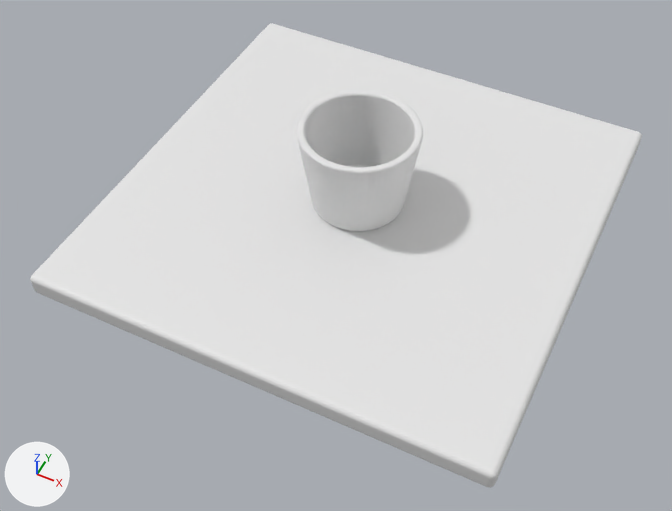
Renders of the glTF model static/cup.glb from each side of a commit.
Before and after are seen from a 50 mm lens placed at (6.04, -13.14, 14.31), pointed at (0.15, -1.37, -0.4). The lights are fixed; the arrows at lower left show +X, +Y and +Z.
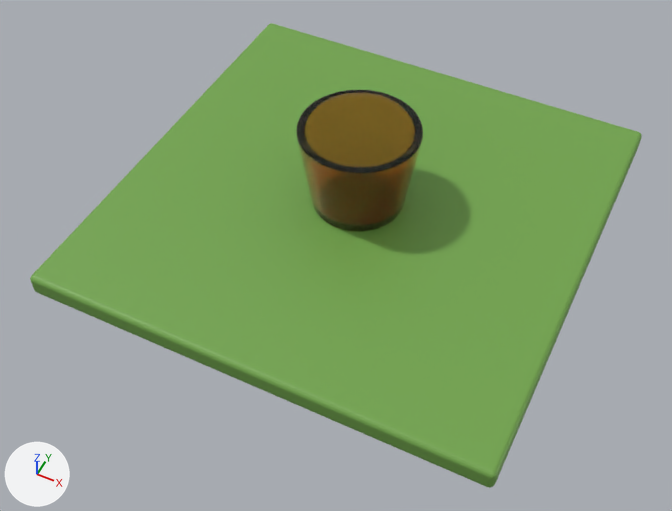
The newer file is also rescaled (x0.5) as a whole; pictures and numbers use the older file's frame.

Location of each change, [x1, y1, x2, y2] in pixels of the pictures (672 x 511 px):
'Plane', recoloured (white to green): [30, 23, 642, 488] in both
'Cylinder', recoloured: [296, 90, 423, 231] in both

Diff of the bpy script that builds the scene:
```diff
--- a/static/cup.glb.py
+++ b/static/cup.glb.py
@@ mat_material @@
+mat_material = principled_material('Material')
+mat_material.base_color = (1.0, 0.319, 0.194)  # orange #ff997a
+mat_material.roughness = 0.0
+mat_material.transmission_weight = 1.0
@@ mat_material_001 @@
+mat_material_001 = principled_material('Material.001')
+mat_material_001.base_color = (0.167, 0.374, 0.07)  # green #72a54b
@@ me_plane @@
 me_plane.from_pydata(...)  # 152 vertices, 300 faces; spans x -1.0..1.0, y -1.0..1.0, z 0.0..0.1
+me_plane.materials.append(mat_material_001)  # green #72a54b
@@ me_cylinder @@
 me_cylinder.from_pydata(...)  # 1280 vertices, 2556 faces; spans x -1.28..1.28, y -1.28..1.28, z -1.0..1.0
+me_cylinder.materials.append(mat_material)  # orange #ff997a
```
